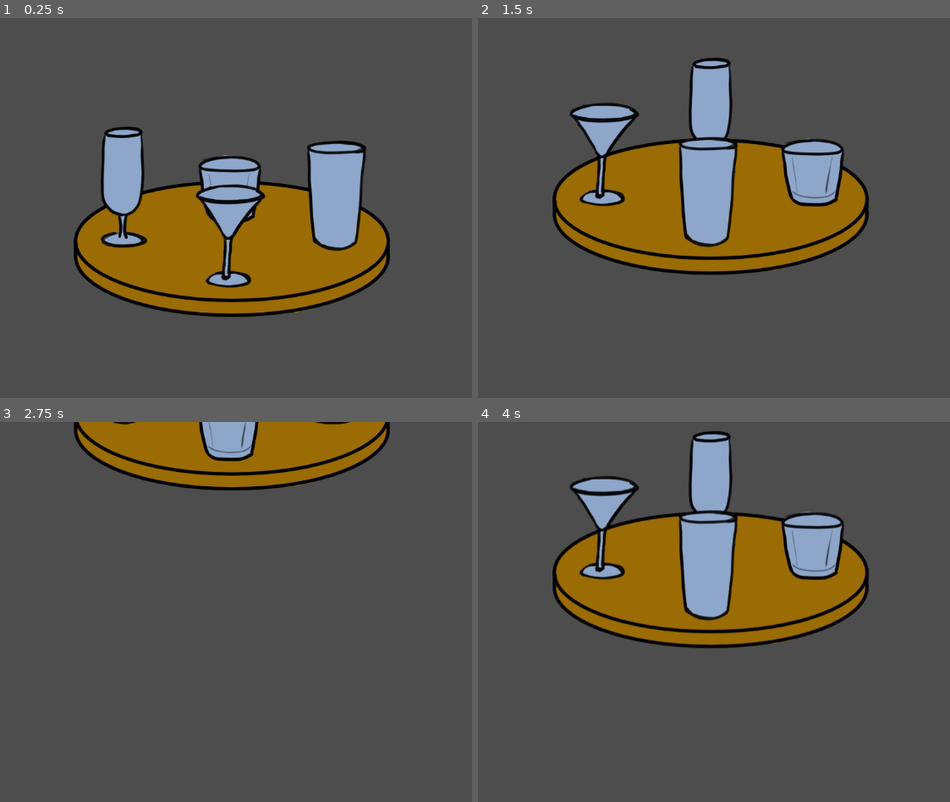
Above: before the commit, frames 1-4 (two rows, left to right).
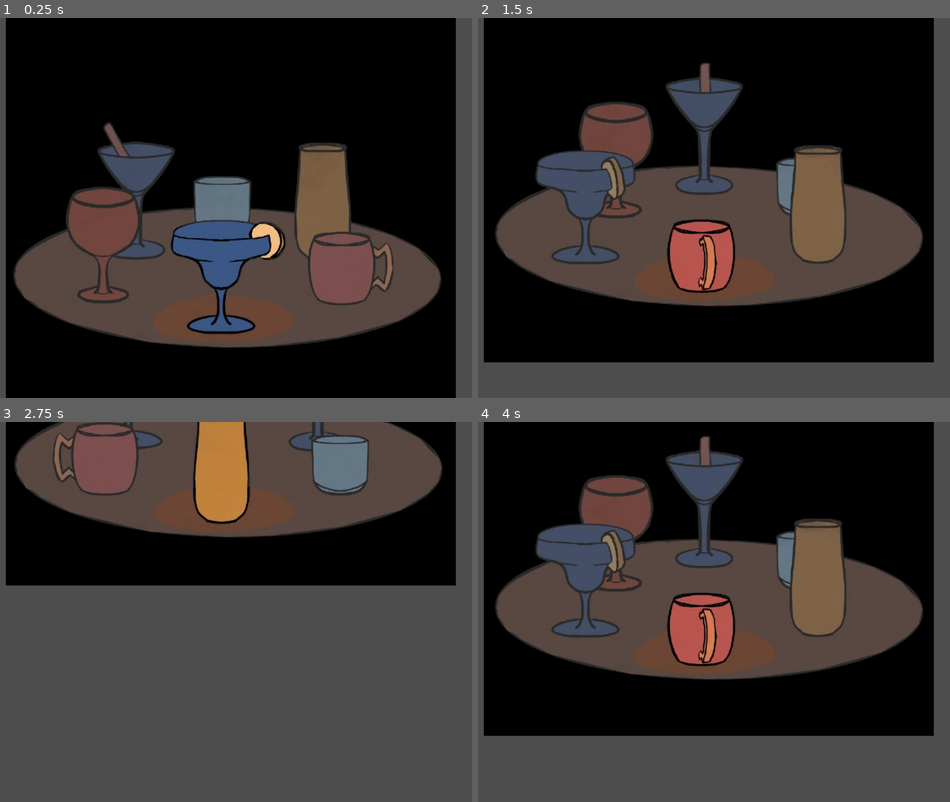
Above: after the commit, the same moments.

Repository: JackieTheWackie/lazy_susan_gamejam
Game: Godot game, scene res://scenes/game.tscn
The game is run twice, just before and just after one commit, with the same random seed, the same clock (stepped at 60 frames per second) and the same inputs.
Inputs:
- Up to frame 1 (0.25 s): no input
- Up to frame 2 (1.5 s): tap Enter at 0.5 s; hold Right (ui_right) 0.53-1.28 s; tap Space at 1.25 s; hold Down (ui_down) from 1.28 s (still down)
- Up to frame 3 (2.75 s): release Down (ui_down) at 2.03 s; hold Right (ui_right) from 2.03 s (still down)
- Up to frame 4 (4 s): release Right (ui_right) at 2.78 s; hold Up (ui_up) 2.78-3.53 s; hold Left (ui_left) from 3.53 s (still down)

The runs differ from the first frame. In frame 1, 87% of the frame differs, in the area x 1-97%, y 0-100%; in frame 2, 77%; in frame 3, 33%; in frame 4, 70%.

Commit message:
Adding new menus

Diff:
--- a/project.godot
+++ b/project.godot
@@ -14,6 +14,10 @@
 run/main_scene="res://scenes/game.tscn"
 config/features=PackedStringArray("4.6", "Forward Plus")
 config/icon="res://icon.svg"
+
+[autoload]
+
+GameManager="*uid://cyvsu4r51y04h"
 
 [input]
 
--- a/scenes/game.tscn
+++ b/scenes/game.tscn
@@ -1,31 +1,44 @@
 [gd_scene format=3 uid="uid://byt1f14cqr2s8"]
 
 [ext_resource type="Script" uid="uid://dg6uhlxbwiifg" path="res://scripts/camera_2d.gd" id="1_yqjtg"]
+[ext_resource type="Texture2D" uid="uid://cy5rjaktgtck6" path="res://assets/spinner2.jpg" id="3_iywne"]
 [ext_resource type="Script" uid="uid://spfhfr2vo27j" path="res://scripts/confirmation_menu.gd" id="3_lnu2h"]
 [ext_resource type="Script" uid="uid://btea14wxvfbs2" path="res://scripts/lazy_susan.gd" id="4_iywne"]
 [ext_resource type="Script" uid="uid://ufjs54iamur6" path="res://scripts/drink_menu.gd" id="5_iywne"]
-[ext_resource type="Texture2D" uid="uid://3w7x7xgdehy8" path="res://assets/spin-test.png" id="5_p57ef"]
+[ext_resource type="Script" uid="uid://pbot1780v53o" path="res://scripts/target_menu.gd" id="6_p57ef"]
+[ext_resource type="Script" uid="uid://siea14effeq5" path="res://scripts/final_menu.gd" id="7_u5sy4"]
+
+[sub_resource type="AtlasTexture" id="AtlasTexture_p57ef"]
+atlas = ExtResource("3_iywne")
+region = Rect2(0, 0, 1024, 921)
 
 [sub_resource type="AtlasTexture" id="AtlasTexture_u5sy4"]
-atlas = ExtResource("5_p57ef")
-region = Rect2(0, 0, 600, 600)
+atlas = ExtResource("3_iywne")
+region = Rect2(1024, 0, 1024, 921)
 
 [sub_resource type="AtlasTexture" id="AtlasTexture_gee14"]
-atlas = ExtResource("5_p57ef")
-region = Rect2(600, 0, 600, 600)
+atlas = ExtResource("3_iywne")
+region = Rect2(2048, 0, 1024, 921)
 
 [sub_resource type="AtlasTexture" id="AtlasTexture_0tnpc"]
-atlas = ExtResource("5_p57ef")
-region = Rect2(0, 600, 600, 600)
+atlas = ExtResource("3_iywne")
+region = Rect2(0, 921, 1024, 921)
 
 [sub_resource type="AtlasTexture" id="AtlasTexture_vtaks"]
-atlas = ExtResource("5_p57ef")
-region = Rect2(600, 600, 600, 600)
+atlas = ExtResource("3_iywne")
+region = Rect2(1024, 921, 1024, 921)
+
+[sub_resource type="AtlasTexture" id="AtlasTexture_kvpfn"]
+atlas = ExtResource("3_iywne")
+region = Rect2(2048, 921, 1024, 921)
 
 [sub_resource type="SpriteFrames" id="SpriteFrames_kvpfn"]
 animations = [{
 "frames": [{
 "duration": 1.0,
+"texture": SubResource("AtlasTexture_p57ef")
+}, {
+"duration": 1.0,
 "texture": SubResource("AtlasTexture_u5sy4")
 }, {
 "duration": 1.0,
@@ -36,6 +49,9 @@
 }, {
 "duration": 1.0,
 "texture": SubResource("AtlasTexture_vtaks")
+}, {
+"duration": 1.0,
+"texture": SubResource("AtlasTexture_kvpfn")
 }],
 "loop": true,
 "name": &"spin",
@@ -56,6 +72,8 @@
 script = ExtResource("4_iywne")
 
 [node name="AnimatedSprite2D" type="AnimatedSprite2D" parent="Lazy Susan" unique_id=438128403]
+position = Vector2(-2, -18.000008)
+scale = Vector2(0.74902344, 0.7627579)
 sprite_frames = SubResource("SpriteFrames_kvpfn")
 animation = &"spin"
 
@@ -158,14 +176,14 @@
 layout_mode = 2
 text = "3"
 
-[node name="4" type="Button" parent="Drink Menu/Control/PanelContainer/VBoxContainer/HBoxContainer" unique_id=1594817292]
+[node name="HBoxContainer2" type="HBoxContainer" parent="Drink Menu/Control/PanelContainer/VBoxContainer" unique_id=2126907456]
+layout_mode = 2
+alignment = 1
+
+[node name="4" type="Button" parent="Drink Menu/Control/PanelContainer/VBoxContainer/HBoxContainer2" unique_id=1594817292]
 custom_minimum_size = Vector2(175, 215)
 layout_mode = 2
 text = "4"
-
-[node name="HBoxContainer2" type="HBoxContainer" parent="Drink Menu/Control/PanelContainer/VBoxContainer" unique_id=2126907456]
-layout_mode = 2
-alignment = 1
 
 [node name="5" type="Button" parent="Drink Menu/Control/PanelContainer/VBoxContainer/HBoxContainer2" unique_id=1285137257]
 custom_minimum_size = Vector2(175, 220)
@@ -177,12 +195,109 @@
 layout_mode = 2
 text = "6"
 
-[node name="7" type="Button" parent="Drink Menu/Control/PanelContainer/VBoxContainer/HBoxContainer2" unique_id=1508524209]
-custom_minimum_size = Vector2(175, 215)
-layout_mode = 2
-text = "7"
-
-[node name="8" type="Button" parent="Drink Menu/Control/PanelContainer/VBoxContainer/HBoxContainer2" unique_id=1164349420]
-custom_minimum_size = Vector2(175, 215)
-layout_mode = 2
-text = "8"
+[node name="Target Menu" type="CanvasLayer" parent="." unique_id=1541135499]
+
+[node name="Control" type="Control" parent="Target Menu" unique_id=1878676991]
+layout_mode = 3
+anchors_preset = 15
+anchor_right = 1.0
+anchor_bottom = 1.0
+offset_left = 250.0
+offset_top = 74.0
+offset_right = -629.0
+offset_bottom = 47.0
+grow_horizontal = 2
+grow_vertical = 2
+script = ExtResource("6_p57ef")
+
+[node name="ColorRect" type="ColorRect" parent="Target Menu/Control" unique_id=577320622]
+layout_mode = 0
+offset_right = 722.0
+offset_bottom = 499.0
+color = Color(0.37712613, 0.38772944, 0.3922603, 1)
+
+[node name="PanelContainer" type="PanelContainer" parent="Target Menu/Control" unique_id=477248572]
+layout_mode = 0
+offset_right = 724.0
+offset_bottom = 502.0
+
+[node name="VBoxContainer" type="VBoxContainer" parent="Target Menu/Control/PanelContainer" unique_id=588588335]
+layout_mode = 2
+
+[node name="Title" type="Label" parent="Target Menu/Control/PanelContainer/VBoxContainer" unique_id=1151234688]
+layout_mode = 2
+text = "Select Your Target"
+label_settings = SubResource("LabelSettings_lbhrr")
+horizontal_alignment = 1
+
+[node name="HBoxContainer" type="HBoxContainer" parent="Target Menu/Control/PanelContainer/VBoxContainer" unique_id=851086978]
+layout_mode = 2
+alignment = 1
+
+[node name="1" type="Button" parent="Target Menu/Control/PanelContainer/VBoxContainer/HBoxContainer" unique_id=440227103]
+custom_minimum_size = Vector2(225, 425)
+layout_mode = 2
+text = "1"
+
+[node name="2" type="Button" parent="Target Menu/Control/PanelContainer/VBoxContainer/HBoxContainer" unique_id=538014002]
+custom_minimum_size = Vector2(225, 210)
+layout_mode = 2
+text = "2"
+
+[node name="3" type="Button" parent="Target Menu/Control/PanelContainer/VBoxContainer/HBoxContainer" unique_id=1330726386]
+custom_minimum_size = Vector2(225, 210)
+layout_mode = 2
+text = "3"
+
+[node name="Final Menu" type="CanvasLayer" parent="." unique_id=856374487]
+
+[node name="Control" type="Control" parent="Final Menu" unique_id=660241745]
+layout_mode = 3
+anchors_preset = 15
+anchor_right = 1.0
+anchor_bottom = 1.0
+offset_left = 250.0
+offset_top = 74.0
+offset_right = -629.0
+offset_bottom = 47.0
+grow_horizontal = 2
+grow_vertical = 2
+script = ExtResource("7_u5sy4")
+
+[node name="ColorRect" type="ColorRect" parent="Final Menu/Control" unique_id=505699941]
+layout_mode = 0
+offset_right = 722.0
+offset_bottom = 499.0
+color = Color(0.37712613, 0.38772944, 0.3922603, 1)
+
+[node name="PanelContainer" type="PanelContainer" parent="Final Menu/Control" unique_id=1818891353]
+layout_mode = 0
+offset_right = 724.0
+offset_bottom = 502.0
+
+[node name="VBoxContainer" type="VBoxContainer" parent="Final Menu/Control/PanelContainer" unique_id=322392482]
+layout_mode = 2
+
+[node name="Title" type="Label" parent="Final Menu/Control/PanelContainer/VBoxContainer" unique_id=1950308820]
+layout_mode = 2
+text = "These are your choices. Are you sure?"
+label_settings = SubResource("LabelSettings_lbhrr")
+horizontal_alignment = 1
+
+[node name="Actual Drink" type="Label" parent="Final Menu/Control/PanelContainer/VBoxContainer" unique_id=525267478]
+layout_mode = 2
+label_settings = SubResource("LabelSettings_lbhrr")
+horizontal_alignment = 1
+
+[node name="Actual Target" type="Label" parent="Final Menu/Control/PanelContainer/VBoxContainer" unique_id=150305710]
+layout_mode = 2
+label_settings = SubResource("LabelSettings_lbhrr")
+horizontal_alignment = 1
+
+[node name="Yes" type="Button" parent="Final Menu/Control/PanelContainer/VBoxContainer" unique_id=75028293]
+layout_mode = 2
+text = "YES!"
+
+[node name="No" type="Button" parent="Final Menu/Control/PanelContainer/VBoxContainer" unique_id=1924340631]
+layout_mode = 2
+text = "NO!"
--- a/scripts/confirmation_menu.gd
+++ b/scripts/confirmation_menu.gd
@@ -13,21 +13,15 @@
 func _input(event: InputEvent) -> void:
 	if event.is_action_pressed("ui_cancel"):
 		if visible:
-			close_menu()
+			hide()
 		else:
-			open_menu()
+			show()
+			yes_button.grab_focus()
 
-
-func open_menu() -> void:
-	show()
-	yes_button.grab_focus()
-
-func close_menu() -> void:
-	hide()
 
 func _on_yes_pressed() -> void:
 	hide()
 	drink_menu.show()
 
 func _on_no_pressed() -> void:
-	close_menu()
+	hide()
--- a/scripts/drink_menu.gd
+++ b/scripts/drink_menu.gd
@@ -1,11 +1,29 @@
 extends Control
 
+@onready var drink_1: Button = $"PanelContainer/VBoxContainer/HBoxContainer/1"
+@onready var drink_2: Button = $"PanelContainer/VBoxContainer/HBoxContainer/2"
+@onready var drink_3: Button = $"PanelContainer/VBoxContainer/HBoxContainer/3"
+@onready var drink_4: Button = $"PanelContainer/VBoxContainer/HBoxContainer2/4"
+@onready var drink_5: Button = $"PanelContainer/VBoxContainer/HBoxContainer2/5"
+@onready var drink_6: Button = $"PanelContainer/VBoxContainer/HBoxContainer2/6"
+@onready var target_menu: Control = $"../../Target Menu/Control"
 
-# Called when the node enters the scene tree for the first time.
 func _ready() -> void:
 	hide()
+	drink_1.pressed.connect(drink_check.bind(1))
+	drink_2.pressed.connect(drink_check.bind(2))
+	drink_3.pressed.connect(drink_check.bind(3))
+	drink_4.pressed.connect(drink_check.bind(4))
+	drink_5.pressed.connect(drink_check.bind(5))
+	drink_6.pressed.connect(drink_check.bind(6))
+	print(GameManager.actual_drink)
 
-
-# Called every frame. 'delta' is the elapsed time since the previous frame.
-func _process(delta: float) -> void:
-	pass
+#Check if the drink is correct then go to the next menu
+func drink_check(drink_number: int) -> void:
+	if drink_number == GameManager.actual_drink:
+		GameManager.drink_correct = true
+	else:
+		GameManager.drink_correct = false
+	GameManager.selected_drink = drink_number
+	hide()
+	target_menu.show()
--- /dev/null
+++ b/scripts/final_menu.gd
@@ -0,0 +1,28 @@
+extends Control
+
+@onready var actual_drink: Label = $"PanelContainer/VBoxContainer/Actual Drink"
+@onready var actual_target: Label = $"PanelContainer/VBoxContainer/Actual Target"
+@onready var yes_button: Button = $PanelContainer/VBoxContainer/Yes
+@onready var no_button: Button = $PanelContainer/VBoxContainer/No
+@onready var drink_menu: Control = $"../../Drink Menu/Control"
+
+# Called when the node enters the scene tree for the first time.
+func _ready() -> void:
+	hide()
+	visibility_changed.connect(_on_visibility_changed)
+	yes_button.pressed.connect(_on_yes_pressed)
+	no_button.pressed.connect(_on_no_pressed)
+
+func _on_visibility_changed():
+	actual_drink.text = str(GameManager.selected_drink)
+	actual_target.text = str(GameManager.selected_target)
+
+func _on_yes_pressed() -> void:
+	if(GameManager.drink_correct && GameManager.target_correct):
+		print("YIPPEE")
+	else:
+		print("YOU STINK")
+
+func _on_no_pressed() -> void:
+	hide()
+	drink_menu.show()
--- /dev/null
+++ b/scripts/game_manager.gd
@@ -0,0 +1,12 @@
+extends Node
+
+var actual_drink: int = 0
+var actual_target: int = 0
+var drink_correct: bool = false
+var target_correct: bool = false
+var selected_drink: int = 0
+var selected_target: int = 0
+
+func _ready() -> void:
+	actual_drink = randi_range(1,6)
+	actual_target = randi_range(1,3)
--- /dev/null
+++ b/scripts/target_menu.gd
@@ -0,0 +1,24 @@
+extends Control
+
+@onready var target_1: Button = $"PanelContainer/VBoxContainer/HBoxContainer/1"
+@onready var target_2: Button = $"PanelContainer/VBoxContainer/HBoxContainer/2"
+@onready var target_3: Button = $"PanelContainer/VBoxContainer/HBoxContainer/3"
+@onready var final_menu: Control = $"../../Final Menu/Control"
+
+func _ready() -> void:
+	hide()
+	target_1.pressed.connect(target_check.bind(1))
+	target_2.pressed.connect(target_check.bind(2))
+	target_3.pressed.connect(target_check.bind(3))
+	print(GameManager.actual_target)
+
+#Check if the target is correct then go to the final menu
+func target_check(target_number: int) -> void:
+	if target_number == GameManager.actual_target:
+		GameManager.target_correct = true
+	else:
+		GameManager.target_correct = false
+
+	GameManager.selected_target = target_number
+	hide()
+	final_menu.show()
Binary file added: assets/spinner2.jpg
Not shown, added: assets/spinner2.jpg.import
Not shown, added: scripts/final_menu.gd.uid
Not shown, added: scripts/game_manager.gd.uid
Not shown, added: scripts/target_menu.gd.uid
